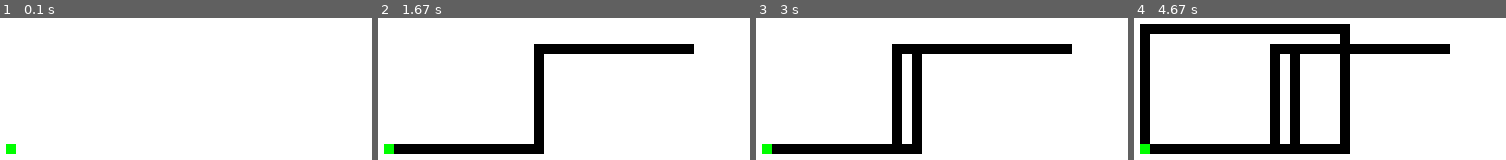
Above: before the commit, frames 1-4 (left to right).
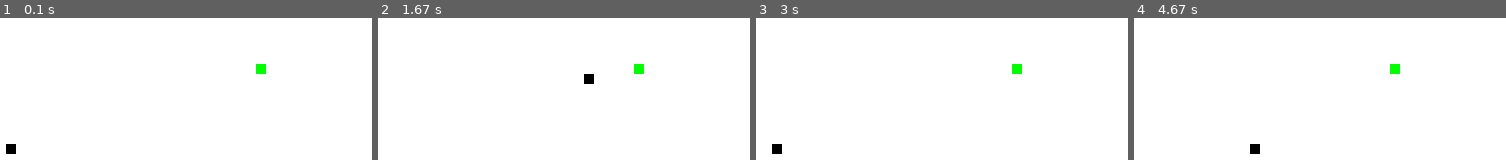
Above: after the commit, the same moments.

Repository: lewohart/snake-pygame
Game: pygame game, started from game.py
The game is run twice, just before and just after one commit, with the same random seed, the same clock (stepped at 60 frames per second) and the same inputs.
Inputs:
- Up to frame 1 (0.1 s): no input
- Up to frame 2 (1.67 s): hold Right 0.33-0.8 s; hold Up 0.83-1.13 s; hold Right 1.17-1.63 s
- Up to frame 3 (3 s): hold Left 1.67-2.2 s; hold Down 2.23-2.53 s; hold Left 2.57-2.97 s
- Up to frame 4 (4.67 s): hold Up 3-3.37 s; hold Right 3.4-4.03 s; hold Down 4.07-4.43 s; hold Left from 4.47 s (still down)

The runs differ from the first frame. In frame 1, 0.4% of the frame differs, in the area x 1-72%, y 32-96%; in frame 2, 8.1%; in frame 3, 9.8%; in frame 4, 19%, in the area x 1-85%, y 4-96%.

Commit message:
Growing snake when fed

Diff:
--- a/game.py
+++ b/game.py
@@ -1,5 +1,6 @@
 import logging
 import pygame
+import random
 import time
 
 logger = logging.getLogger(__name__)
@@ -22,30 +23,68 @@
     white = (255, 255, 255)
 
 
+class Food(object):
+    size = 10
+
+    def __init__(self, screen):
+        self.screen = screen
+        self.new()
+
+    def new(self):
+        self.x = (round(
+            random.randrange(0,
+                             self.screen.get_size()[0] - Food.size) / 10.0) *
+                  10.0)
+        self.y = (round(
+            random.randrange(0,
+                             self.screen.get_size()[1] - Food.size) / 10.0) *
+                  10.0)
+
+    def draw(self):
+        pygame.draw.rect(self.screen, Color.green,
+                         [self.x, self.y, Food.size, Food.size])
+
+
 class Snake(object):
     head_size = 10
 
     def __init__(self, screen):
+        self.grow = False
         self.collided = False
         self.screen_size = screen.get_size()
         self.size = Snake.head_size
-
         self.screen = screen
         self.body = [(self.screen_size[0] / 2, self.screen_size[1] / 2)]
 
+    def head_x(self) -> (int, int):
+        return self.body[-1][0]
+
+    def head_y(self) -> (int, int):
+        return self.body[-1][1]
+
     def move_x(self, dx):
-        x = self.body[-1][0] + dx
+        x = self.head_x() + dx
         self.collided = not (0 <= x and x <= self.screen_size[0] - self.size)
 
         if not self.collided:
-            self.body.append((x, self.body[-1][1]))
+            self.body.append((x, self.head_y()))
+
+            if not self.grow:
+                del self.body[0]
+            else:
+                self.grow = False
 
     def move_y(self, dy):
-        y = self.body[-1][1] + dy
+        y = self.head_y() + dy
         self.collided = not (0 <= y and y <= self.screen_size[1] - self.size)
 
         if not self.collided:
-            self.body.append((self.body[-1][0], y))
+            self.body.append((self.head_x(), y))
+
+            if not self.grow:
+                del self.body[0]
+            else:
+                self.grow = False
 
     def move(self, key):
         if key == pygame.K_LEFT:
@@ -59,21 +98,17 @@
 
         self.draw()
 
+    def chomp(self, food: Food):
+        if self.head_x() == food.x and self.head_y() == food.y:
+            self.grow = True
+            food.new()
+
+        food.draw()
+
     def draw(self):
         for b in self.body:
             pygame.draw.rect(self.screen, Color.black,
                              [b[0], b[1], self.size, self.size])
-
-
-class Food(object):
-    size = 10
-
-    def __init__(self, screen):
-        self.screen = screen
-
-    def draw(self):
-        pygame.draw.rect(self.screen, Color.green,
-                         [400, 300, Food.size, Food.size])
 
 
 if __name__ == "__main__":
@@ -102,10 +137,10 @@
         screen.fill(Color.white)
 
         snake.move(last_key)
-        food.draw()
+        snake.chomp(food)
 
         pygame.display.update()
-        clock.tick(30)
+        clock.tick(20)
 
     logger.debug("Finish event loop")
     font_style = pygame.font.SysFont(None, 50)
